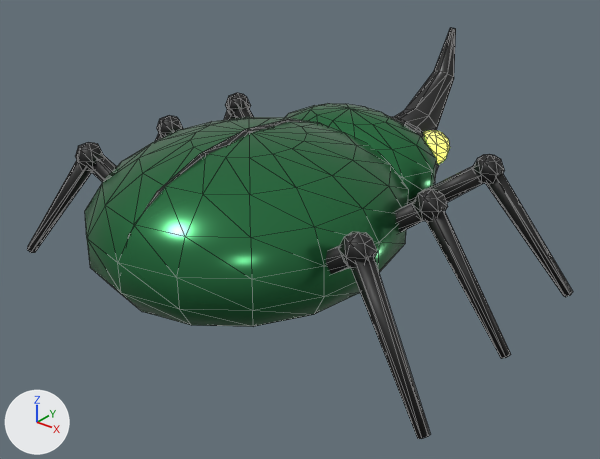
Two versions of the glTF model public/models/escarabajo.glb, one commit apart.
Camera for both pictures: a 50 mm lens placed at (2.85, -3.42, 2.46), pointed at (0.0, 0.13, 0.26). The lights are fixed; the arrows at lower left show +X, +Y and +Z. The older version comes first. Mesh edges are drawn as thin lines.

In view in the first picture: 'Escarabajo'.
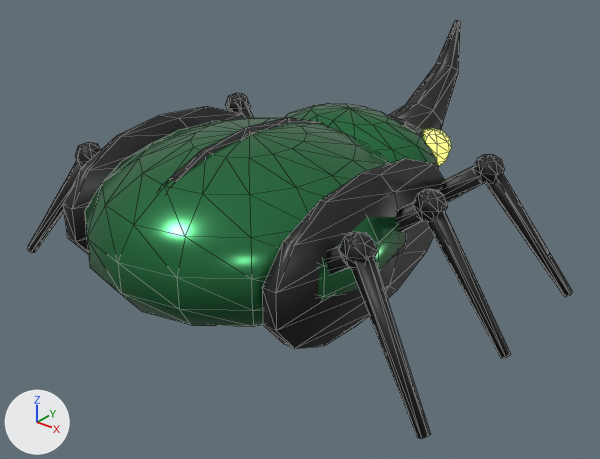
Pixel boxes (x1, y1, x2, y2) of what changed, in the pictures (600 x 459 px; the box of a moved part takes in the faces that stretch with it):
'Escarabajo', reshaped
    before: (27, 28, 573, 439)
    after: (27, 21, 573, 439)
part 1 of me_escarabajo, added
    after: (167, 117, 323, 183)
part 2 of me_escarabajo, added (black)
    after: (63, 107, 246, 253)
part 3 of me_escarabajo, added (black)
    after: (262, 159, 445, 349)
part 4 of me_escarabajo, moved or reshaped (not visible afterwards)
    before: (423, 130, 450, 165)
part 5 of me_escarabajo, moved or reshaped (not visible before)
    after: (423, 129, 451, 166)
part 6 of me_escarabajo, rebuilt (16% wider)
    before: (394, 28, 456, 133)
    after: (388, 21, 460, 132)
part 7 of me_escarabajo, deleted (mostly hidden)
    before: (127, 119, 305, 240)

Patch to the scene script:
```diff
--- a/public/models/escarabajo.glb.py
+++ b/public/models/escarabajo.glb.py
@@ mat_shine @@
+mat_shine = principled_material('Shine')
+mat_shine.base_color = (0.0648, 0.578, 0.188)  # green #48c878
+mat_shine.roughness = 0.22
@@ me_escarabajo @@
 # used by ob_escarabajo; location = (0.0, 0.0, 0.0)
-me_escarabajo.from_pydata(...)  # 714 vertices, 1328 faces; spans x -1.47..1.47, y -1.25..1.88, z 0.01..1.18
+me_escarabajo.from_pydata(...)  # 825 vertices, 1534 faces; spans x -1.47..1.47, y -1.25..1.94, z 0.01..1.23
+# me_escarabajo part 1: a new loose piece, a UV sphere (7 segments, 8 rings, poles along z) spanning x -0.09..0.09, y -1.16..0.61, z 0.03..1.03, in mat_dark (black #1c1c1c)
+# me_escarabajo part 2: a new loose piece, a UV sphere (5 segments, 7 rings, poles along z) spanning x -0.78..-0.66, y -0.99..0.6, z 0.06..0.94, in mat_dark (black #1c1c1c)
+# me_escarabajo part 3: a new loose piece, a UV sphere (5 segments, 7 rings, poles along z) spanning x 0.66..0.78, y -0.99..0.6, z 0.06..0.94, in mat_dark (black #1c1c1c)
+# me_escarabajo part 4: the loose piece of 42 vertices spanning x 0.14..0.38, y 1.1..1.34, z 0.41..0.65 is moved by (-0.52, 0.0, 0.0)
+# me_escarabajo part 5: the loose piece of 42 vertices spanning x -0.38..-0.14, y 1.1..1.34, z 0.41..0.65 is moved by (0.52, 0.0, 0.0)
+# me_escarabajo part 6: the loose piece of 32 vertices spanning x -0.19..0.19, y 1.07..1.88, z 0.3..1.18 is rebuilt with 32 vertices and now spans x -0.22..0.22, y 1.07..1.94, z 0.27..1.23
+# me_escarabajo part 7: the loose piece of 44 vertices spanning x -0.06..0.06, y -1.24..0.6, z 0.04..1.02 is deleted
+# other edits to the shape of me_escarabajo do not show in these pictures
 me_escarabajo.materials.append(mat_body)
@@ me_escarabajo @@
 me_escarabajo.materials.append(mat_legs)
+me_escarabajo.materials.append(mat_shine)  # green #48c878
```
